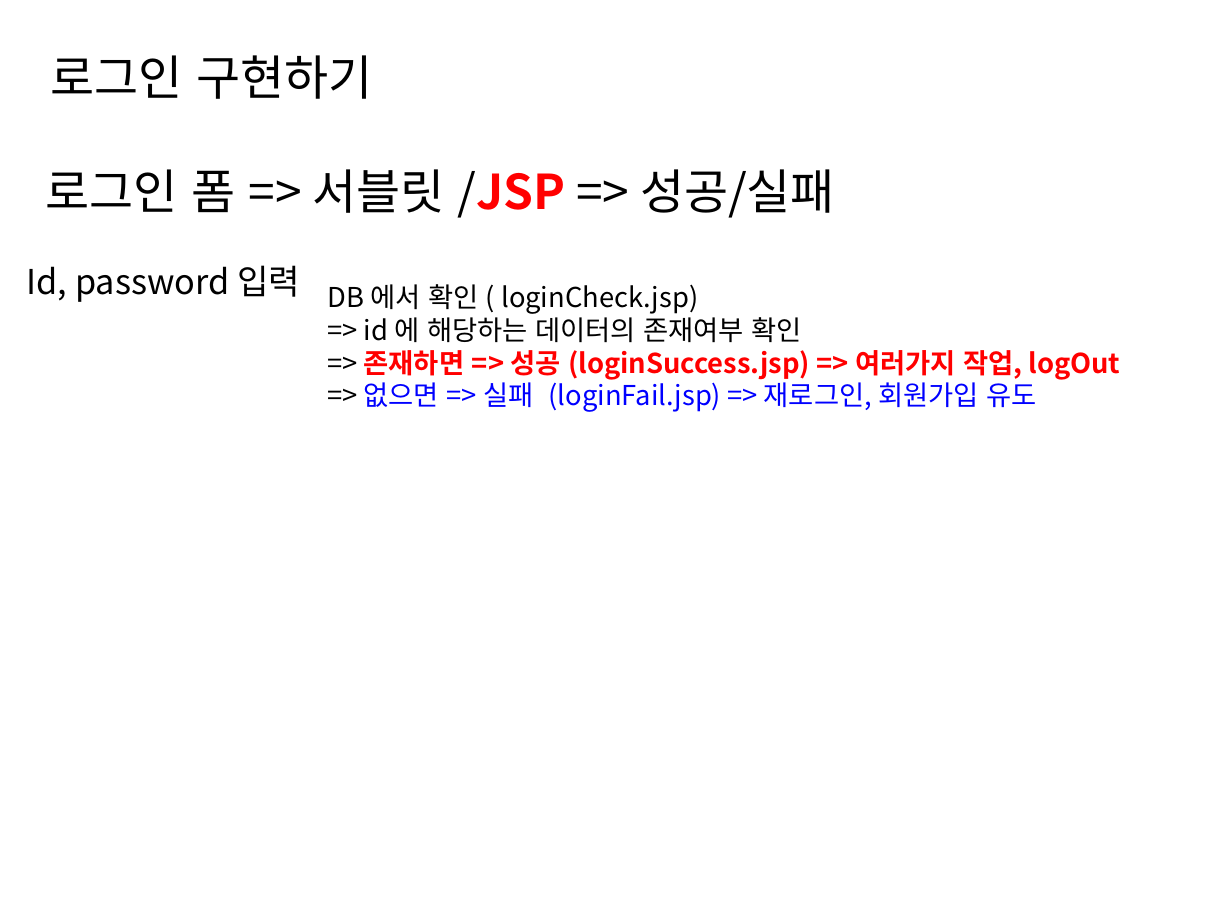
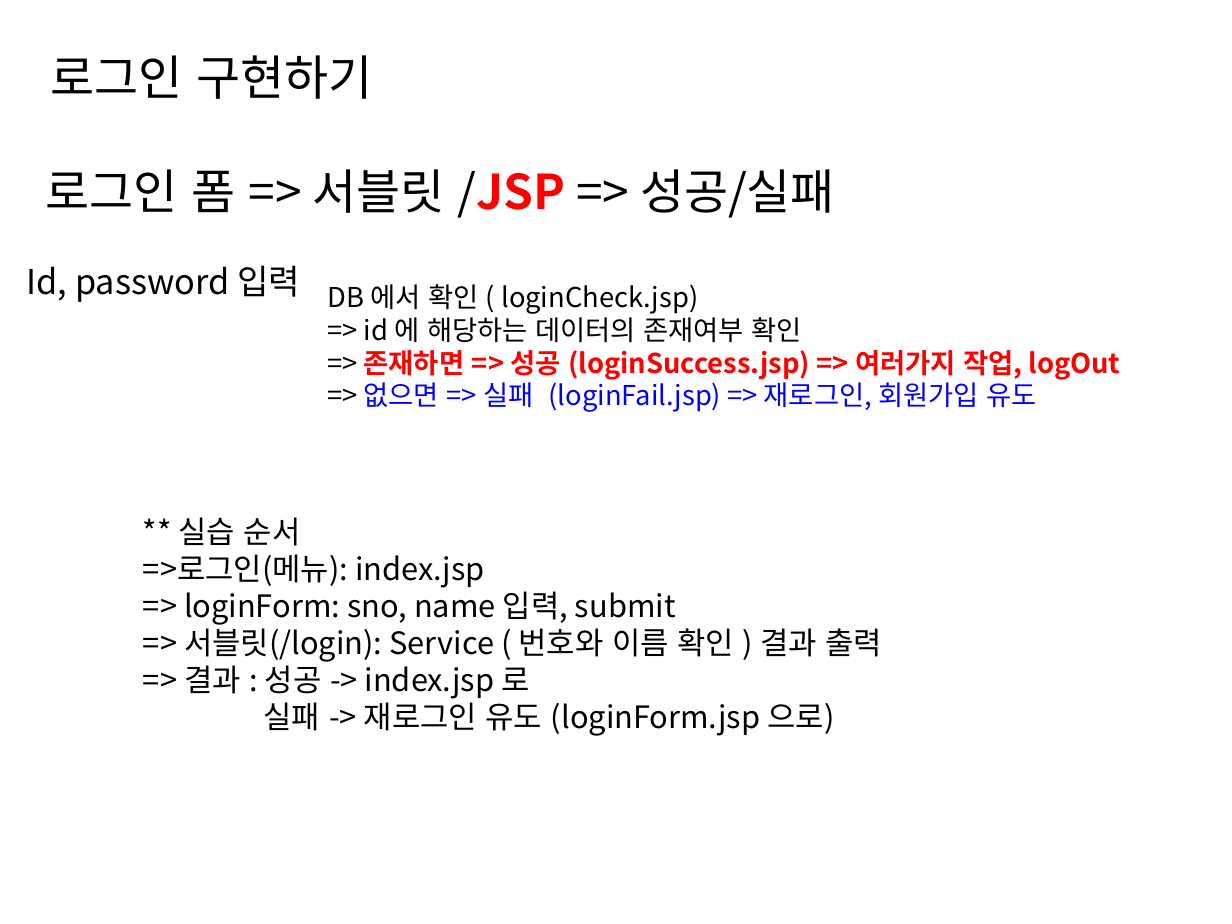
Before and after one commit to hazedensays/KDT-Academy-Ref, a slide deck: slide 6 of dataBase/Server03_Session.ppt. Drawn at 1232x924 pixels with LibreOffice and Linux fonts; fonts in the diff are those of the drawing. Boxes give left, top, right and bottom in pixels: in the first picture for what was removed or moved away, otherwise in the second. Text is boxed around its words. In the diff, an @@ line names an element or a change of style, - is before the commit and + after.

```diff
--- a/dataBase/Server03_Session.ppt
+++ b/dataBase/Server03_Session.ppt
@@ text added at [143, 517, 882, 736], 18 pt, text #000000 @@
+** 실습 순서
+=>로그인(메뉴): index.jsp
+=> loginForm: sno, name 입력, submit
+=> 서블릿(/login): Service ( 번호와 이름 확인 ) 결과 출력
+=> 결과 : 성공 -> index.jsp 로
+실패 -> 재로그인 유도 (loginForm.jsp 으로)
```
Also in this commit, not shown: 22 other files.
